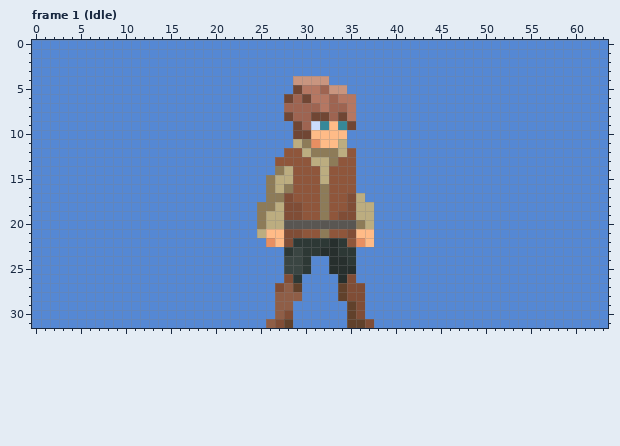
Pixel-art file, stored at assets/editor/Player.aseprite. Above: the version before the commit.
64x32 pixels, 16 frames. Shown: frame 1 (Idle).
New version:
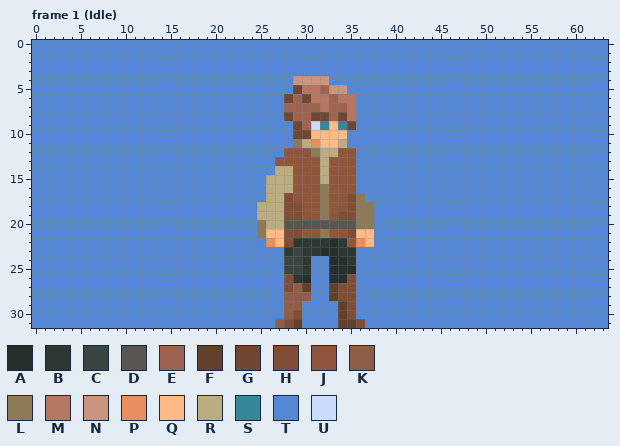
Palette (. is transparent): A #272f2d  B #2d3835  C #3a4542  D #595652  E #9e6451  F #61412b  G #704634  H #804d36  J #8f563b  K #8f5e47  L #8d7b58  M #b57762  N #c9957f  P #e88f62  Q #ffbb87  R #bcad80  S #368899  T #5588d4  U #cbdbfc
Edits made:
Frame 1 (Idle), layers "Front Arm", "Body", "Legs":
y 11: x 29..30 RL -> LR
y 12: x 30 R -> J; x 32..34 LLR -> RRJ
y 13: x 31 R -> J; x 33 L -> J
y 14: x 27 L -> R
y 15: x 26 L -> R
y 16: x 26 L -> R; x 28 L -> R
y 17: x 26..27 LL -> RR; x 36 R -> L
y 18: x 25..26 LL -> RR; x 36..37 RR -> LL
y 19: x 25 L -> R; x 36..37 RR -> LL
y 20: x 37 R -> L
y 21: x 25 R -> L
y 26: x 30 T -> A; x 33 T -> A
y 27: x 27..30 HKFT -> THKF; x 33..34 TF -> FH; x 36 H -> T
y 28: x 27 K -> T; x 30 T -> K; x 33..34 TF -> FH; x 36 H -> T
y 29: x 27 K -> T; x 29 T -> K; x 34..36 TFH -> FHT
y 30: x 27..29 KHT -> TKH; x 34..36 TFH -> FHT
y 31: x 26..29 KHFT -> TKHF; x 34 T -> F; x 36..37 FH -> HT
Changed places in both pictures, as pixel boxes (x1, y1, x2, y2):
changed: (257, 139, 374, 238)
changed: (266, 274, 374, 328)
